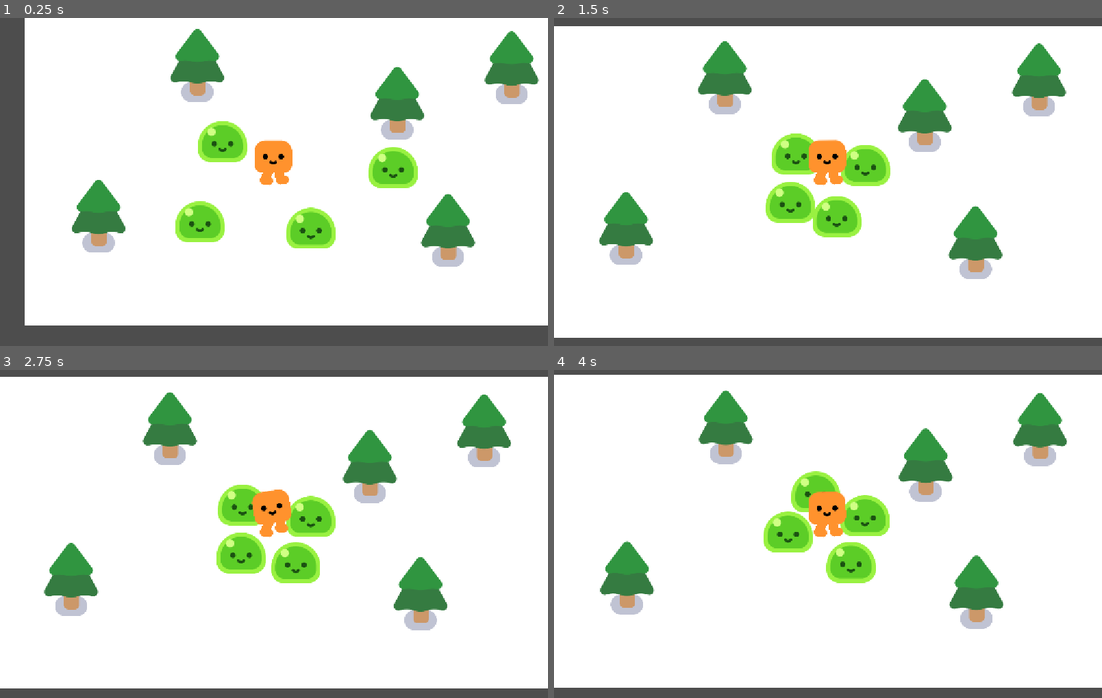
Above: before the commit, frames 1-4 (two rows, left to right).
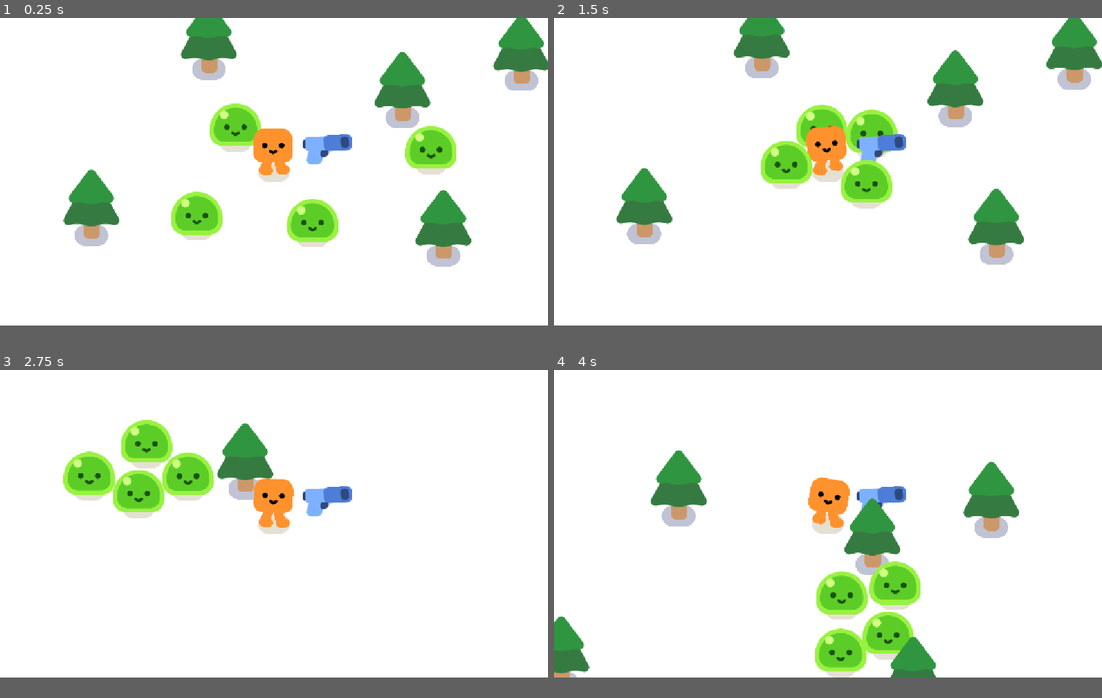
Above: after the commit, the same moments.

Repository: RaphelReji/last-stand
Game: Godot game, scene res://game.tscn
Same seed, same stepped clock (60 frames per second), same inputs: the game is played once before the commit and once after it.
Inputs (mouse positions are in pixels of both pictures, inside the frame that each line leads up to):
- Up to frame 1 (0.25 s): no input
- Up to frame 2 (1.5 s): tap Enter at 0.5 s; move the mouse to (948, 165) at 0.52 s; hold D (move_right) 0.53-1.28 s; tap Alt at 0.6 s; click (948, 165) at 0.67 s; move the mouse to (718, 198) at 1.27 s; hold S (move_down) from 1.28 s (still down); tap Shift at 1.35 s
- Up to frame 3 (2.75 s): move the mouse to (328, 461) at 2.02 s; release S (move_down) at 2.03 s; hold D (move_right) from 2.03 s (still down); tap Alt at 2.1 s
- Up to frame 4 (4 s): move the mouse to (800, 599) at 2.77 s; release D (move_right) at 2.78 s; hold W (move_up) 2.78-3.53 s; tap Shift at 2.85 s; click (800, 599) at 2.92 s; move the mouse to (992, 583) at 3.52 s; hold A (move_left) from 3.53 s (still down); tap Alt at 3.6 s
The window is 800x480 before the commit and 800x450 after it. Grey fills any space a smaller window leaves; there, only what the larger window draws over its background counts as a difference.

The runs differ from the first frame. In frame 1, 17% of the frame differs, in the area x 0-100%, y 0-94%; in frame 2, 23%; in frame 3, 22%; in frame 4, 25%, in the area x 0-100%, y 0-100%.

Commit message:
added pistol scene and add it to player

Diff:
--- a/game.tscn
+++ b/game.tscn
@@ -7,17 +7,21 @@
 [node name="Game" type="Node2D" unique_id=1239996648]
 y_sort_enabled = true
 
-[node name="ColorRect" type="ColorRect" parent="." unique_id=570685806]
-offset_left = -21.0
-offset_top = -10.0
-offset_right = 1186.0
-offset_bottom = 675.0
+[node name="CanvasLayer" type="CanvasLayer" parent="." unique_id=537308632]
+layer = -30
+
+[node name="ColorRect" type="ColorRect" parent="CanvasLayer" unique_id=570685806]
+offset_left = -150.0
+offset_top = -104.0
+offset_right = 1386.0
+offset_bottom = 791.0
+scale = Vector2(1.0060151, 1)
 
 [node name="Player" parent="." unique_id=1586275575 instance=ExtResource("1_80nbo")]
 position = Vector2(525, 359)
 
 [node name="Mob" parent="." unique_id=469137202 instance=ExtResource("2_feb5d")]
-position = Vector2(344, 275)
+position = Vector2(385, 250)
 
 [node name="Mob3" parent="." unique_id=1394075522 instance=ExtResource("2_feb5d")]
 position = Vector2(303, 528)
@@ -26,19 +30,19 @@
 position = Vector2(644, 562)
 
 [node name="Mob2" parent="." unique_id=927651552 instance=ExtResource("2_feb5d")]
-position = Vector2(861, 365)
+position = Vector2(930, 340)
 
 [node name="PineTree" parent="." unique_id=1314905022 instance=ExtResource("2_e2o6t")]
 position = Vector2(142, 445)
 
 [node name="PineTree2" parent="." unique_id=1516486732 instance=ExtResource("2_e2o6t")]
-position = Vector2(358, 114)
+position = Vector2(389, 95)
 
 [node name="PineTree3" parent="." unique_id=1402919643 instance=ExtResource("2_e2o6t")]
 position = Vector2(1046, 119)
 
 [node name="PineTree4" parent="." unique_id=500491143 instance=ExtResource("2_e2o6t")]
-position = Vector2(907, 476)
+position = Vector2(882, 488)
 
 [node name="PineTree5" parent="." unique_id=2025608037 instance=ExtResource("2_e2o6t")]
 position = Vector2(796, 197)
--- /dev/null
+++ b/gun.tscn
@@ -0,0 +1,30 @@
+[gd_scene format=3 uid="uid://clui5p1fc2emy"]
+
+[ext_resource type="Texture2D" uid="uid://c0h67sfkqaht6" path="res://pistol/pistol.png" id="1_vk1bi"]
+
+[sub_resource type="CircleShape2D" id="CircleShape2D_1pfk3"]
+radius = 13.096653
+
+[node name="Gun" type="Area2D" unique_id=465356388]
+position = Vector2(2.0000002, 0)
+scale = Vector2(1.3951219, 1.1927711)
+
+[node name="CollisionShape2D" type="CollisionShape2D" parent="." unique_id=2068546894]
+position = Vector2(1.4335665, 0.8383839)
+scale = Vector2(37.055126, -42.15431)
+shape = SubResource("CircleShape2D_1pfk3")
+
+[node name="WeaponPivot" type="Marker2D" parent="." unique_id=1517513184]
+position = Vector2(-3.417889e-07, 4.9971575e-08)
+rotation = 6.084555
+scale = Vector2(1.0000001, 1.0000002)
+
+[node name="Pistol" type="Sprite2D" parent="WeaponPivot" unique_id=1507032590]
+position = Vector2(81.679054, 1.0471311)
+rotation = 0.14117561
+scale = Vector2(1.0631869, 1.0197979)
+texture = ExtResource("1_vk1bi")
+
+[node name="ShootingPoint" type="Marker2D" parent="WeaponPivot/Pistol" unique_id=1443513939]
+position = Vector2(25.91679, -11.443522)
+rotation = 0.0022835836
--- a/player.tscn
+++ b/player.tscn
@@ -2,6 +2,7 @@
 
 [ext_resource type="PackedScene" uid="uid://pbmyh1qru7p" path="res://characters/happy_boo/happy_boo.tscn" id="1_4flbx"]
 [ext_resource type="Script" uid="uid://o12r2jm57mcg" path="res://player.gd" id="1_onrkg"]
+[ext_resource type="PackedScene" uid="uid://clui5p1fc2emy" path="res://gun.tscn" id="3_i3pqv"]
 
 [sub_resource type="CircleShape2D" id="CircleShape2D_1pfk3"]
 radius = 34.07
@@ -17,3 +18,7 @@
 shape = SubResource("CircleShape2D_1pfk3")
 
 [node name="Camera2D" type="Camera2D" parent="." unique_id=1585315270]
+
+[node name="Gun" parent="." unique_id=465356388 instance=ExtResource("3_i3pqv")]
+position = Vector2(0.9999962, -29)
+rotation = 0.00040827258
--- a/project.godot
+++ b/project.godot
@@ -16,8 +16,6 @@
 
 [display]
 
-window/size/viewport_width=1200
-window/size/viewport_height=720
 window/stretch/mode="canvas_items"
 window/stretch/aspect="expand"
 
